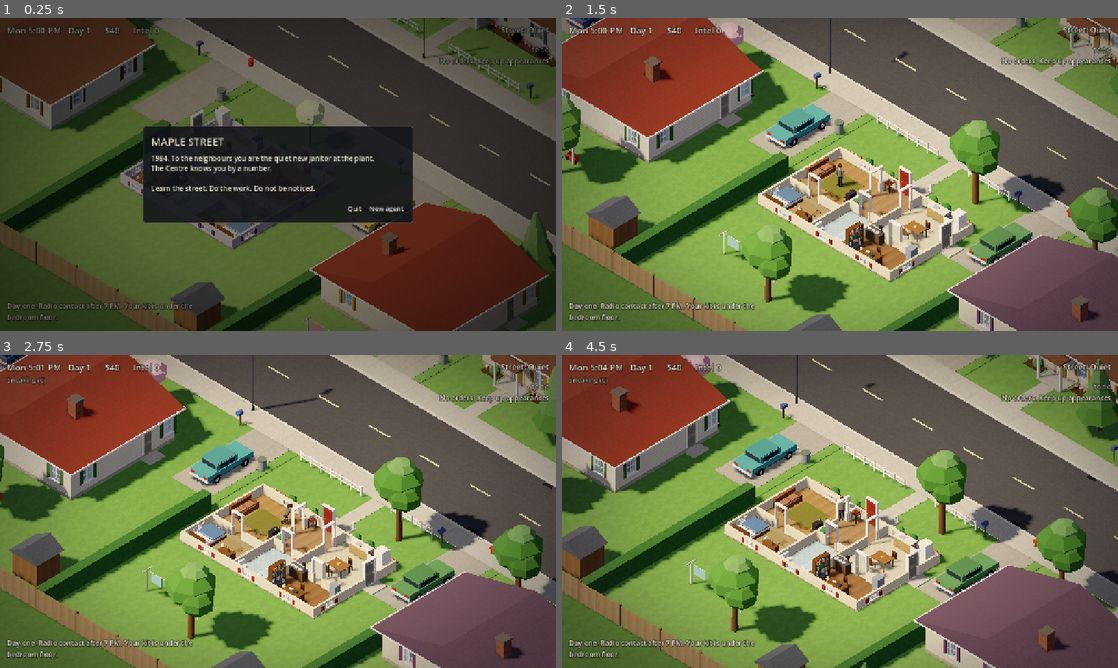
Above: before the commit, frames 1-4 (two rows, left to right).
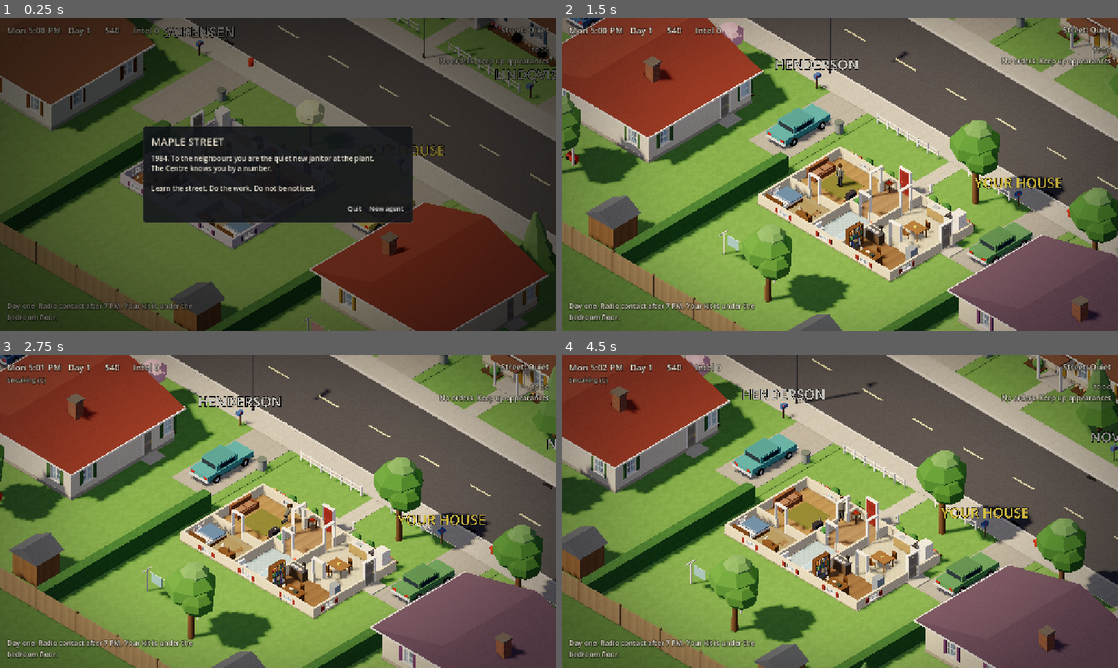
Above: after the commit, the same moments.

Repository: xbogert-cmd/maple-street
Game: Godot game, scene res://scenes/main.tscn
Same seed, same stepped clock (60 frames per second), same inputs: the game is played once before the commit and once after it.
Inputs (mouse positions are in pixels of both pictures, inside the frame that each line leads up to):
- Up to frame 1 (0.25 s): no input
- Up to frame 2 (1.5 s): click "New agent" at 0.5 s; click "Begin" at 1.25 s
- Up to frame 3 (2.75 s): tap Enter at 2 s; move the mouse to (400, 495) at 2.02 s; hold D from 2.03 s (still down); tap C at 2.1 s; click (400, 495) at 2.17 s
- Up to frame 4 (4.5 s): move the mouse to (728, 527) at 2.77 s; release D at 2.78 s; hold S 2.78-3.53 s; tap Shift at 2.85 s; move the mouse to (895, 442) at 3.52 s; hold D 3.53-4.28 s; tap E at 3.6 s; move the mouse to (812, 574) at 4.27 s; hold W from 4.28 s (still down); tap R at 4.35 s; click (812, 574) at 4.42 s

The runs differ from the first frame. In frame 1, 0.6% of the frame differs, in the area x 3-100%, y 2-100%; in frame 2, 0.7%; in frame 3, 1.9%; in frame 4, 2.6%, in the area x 0-100%, y 0-100%.

Commit message:
Longer days, family names on mailboxes
Co-Authored-By: Claude Opus 5.5 <noreply@anthropic.com>

Diff:
--- a/game/core/clock.gd
+++ b/game/core/clock.gd
@@ -4,7 +4,7 @@
 signal hour_changed(hour: int)
 signal day_changed(day: int)
 
-const SEC_PER_MIN := 0.75
+const SEC_PER_MIN := 1.1
 const DAY_NAMES: Array[String] = ["Mon", "Tue", "Wed", "Thu", "Fri", "Sat", "Sun"]
 
 var minutes: float = 7.0 * 60.0
--- a/game/ui/hud.gd
+++ b/game/ui/hud.gd
@@ -182,6 +182,8 @@
 		bits.append("INSIDE THE %s HOUSE" % String(Game.ctx.family).to_upper())
 	elif zone == "yard":
 		bits.append("In the %s yard" % Game.ctx.family)
+	elif zone == "front":
+		bits.append("Outside the %s house" % Game.ctx.family)
 	if zone != "home" and Clock.daylight() < 0.5:
 		bits.append("In the light" if float(Game.ctx.get("light", 1.0)) > 0.45 else "In shadow")
 	_needs.text = "   ".join(bits)
--- a/game/world/street.gd
+++ b/game/world/street.gd
@@ -173,6 +173,9 @@
 	Build.box(self, Vector3(0.1, 1.0, 0.1), mb + Vector3.UP * 0.5, Color("5a4a3a"))
 	Build.box(self, Vector3(0.03, 0.18, 0.1), mb + Vector3(0.17, 1.2, 0.1), Color("c0392b"))
 	_outdoor("mailbox", "Mailbox", Vector3(0.3, 0.25, 0.5), mb + Vector3.UP * 1.1, Color("3c5a8a"), house)
+	# the name on the mailbox, readable from the street
+	var plate := Build.label(self, "YOUR HOUSE" if i == int(cast.home) else String(h.family).to_upper(), mb + Vector3.UP * 2.1, 96)
+	plate.modulate = Color("f1ede2") if i != int(cast.home) else Color("f2c94c")
 	var tc := Vector3(x0 + 19.4, 0, s * 9.0)
 	Build.cyl(self, 0.3, 0.8, tc + Vector3.UP * 0.4, Color("7a8480"), 0.34, 10)
 	Build.cyl(self, 0.36, 0.08, tc + Vector3.UP * 0.84, Color("5c6660"), -1.0, 10)
Binary file added: docs/shots/names.png
Not shown, added: docs/shots/names.png.import
